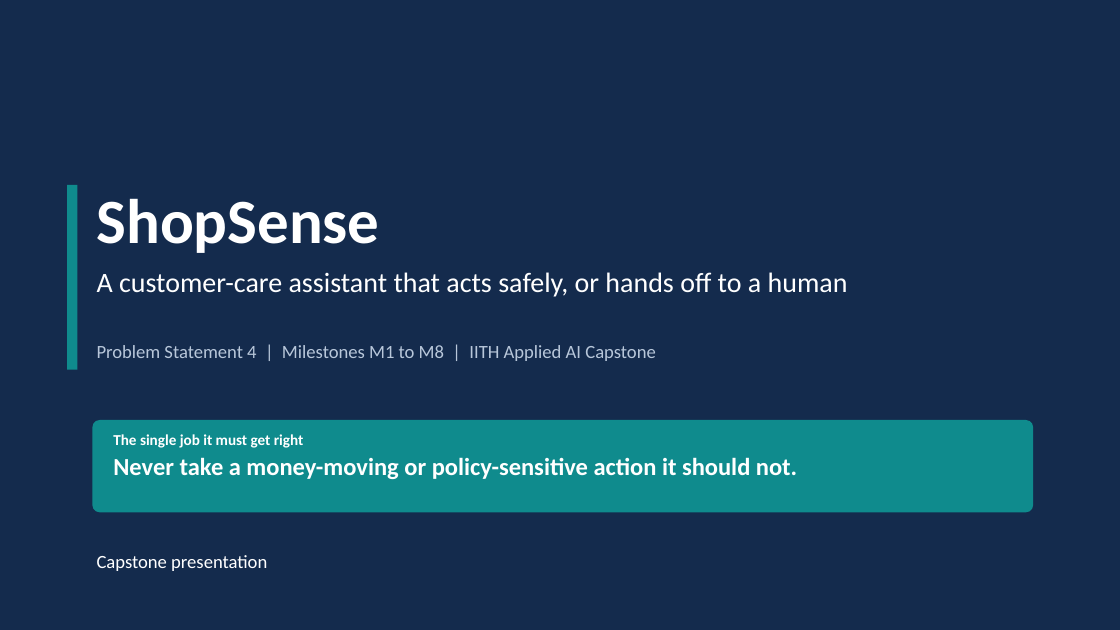
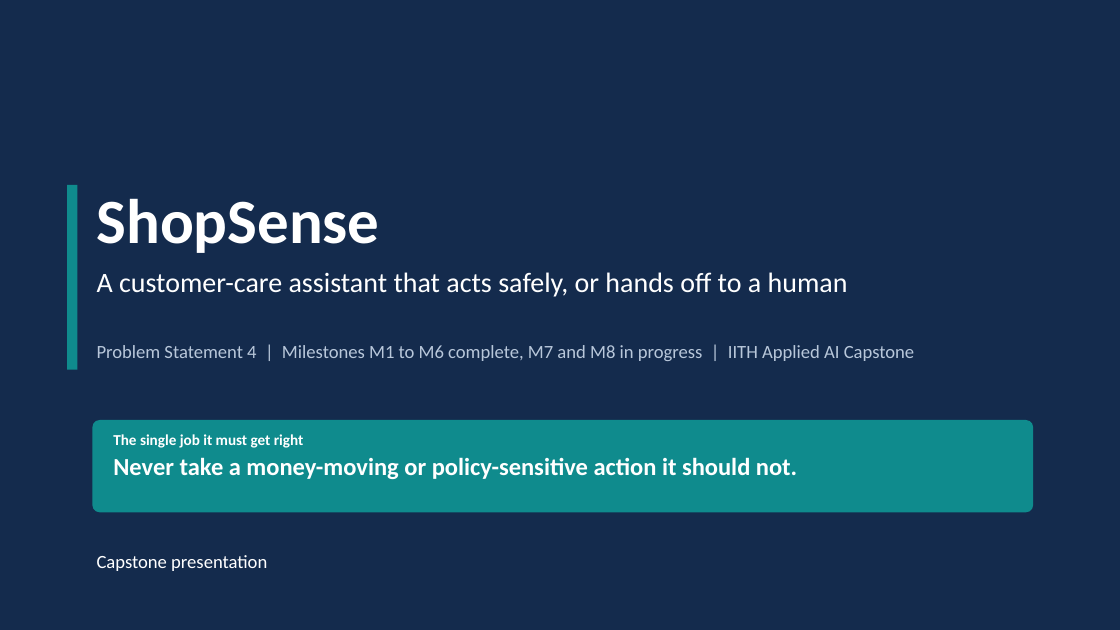
Before and after one commit to abhraj786/iith-ai-capstone-shopsense, a slide deck: slide 1 of docs/deck/iith-ai-capstone-shopsense.pptx. Drawn at 1120x630 pixels with LibreOffice and Linux fonts; fonts in the diff are those of the drawing. Boxes give left, top, right and bottom in pixels: in the first picture for what was removed or moved away, otherwise in the second. Text is boxed around its words. In the diff, an @@ line names an element or a change of style, - is before the commit and + after.

Commit message:
Deck: mark M1-M6 complete, M7/M8 in progress; architecture tools wording

```diff
--- a/docs/deck/iith-ai-capstone-shopsense.pptx
+++ b/docs/deck/iith-ai-capstone-shopsense.pptx
@@ text at (97,345,914,361): text changed @@
-Problem Statement 4 | Milestones M1 to M8 | IITH Applied AI Capstone
+Problem Statement 4 | Milestones M1 to M6 complete, M7 and M8 in progress | IITH Applied AI Capstone
```
Also in this commit, not shown: 2 other slides changed, 1 other file.
